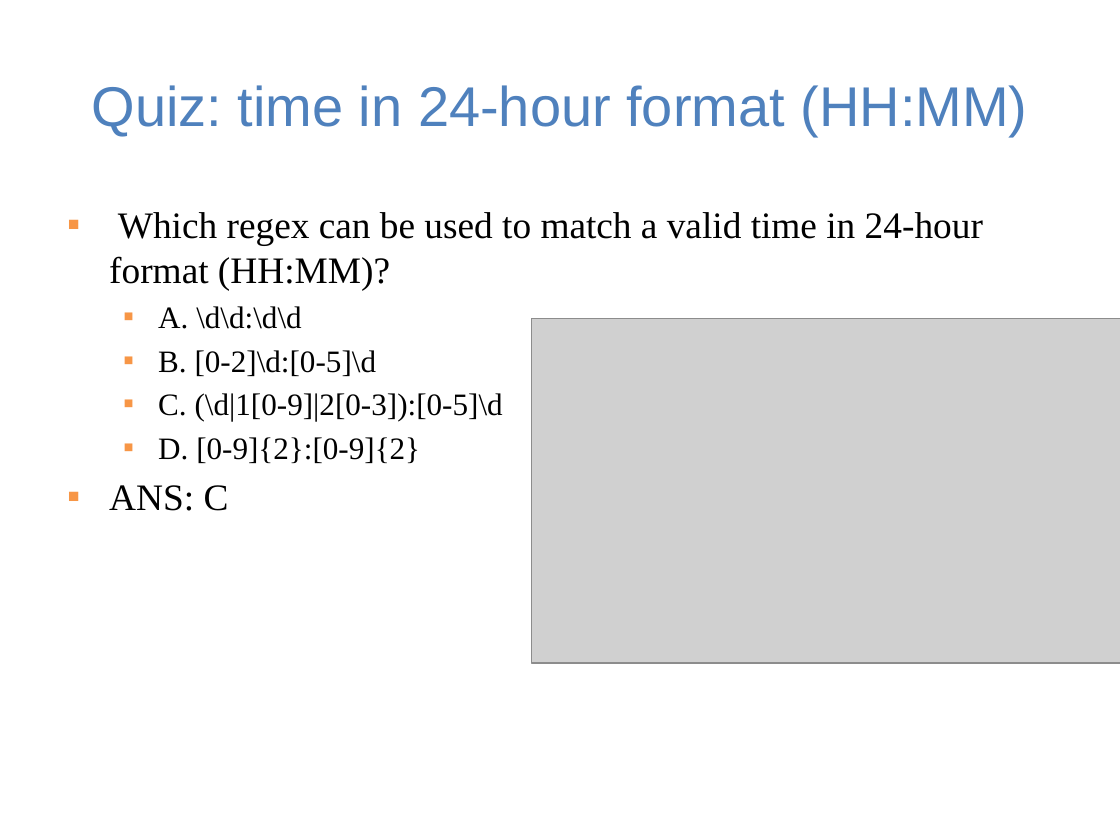
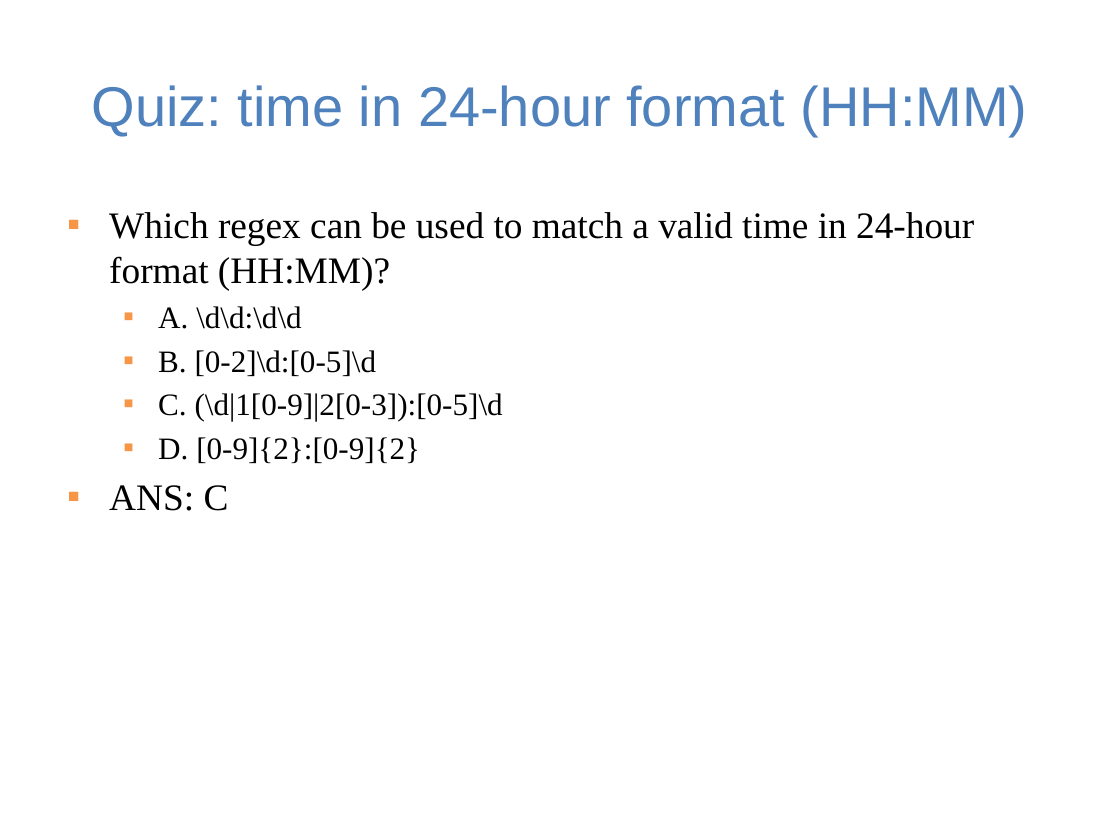
Before and after one commit to guhofstra/CSC111Fa25, a slide deck: slide 27 of PPTs/Lecture 4-string in java.pptx. Drawn at 1120x840 pixels with LibreOffice and Linux fonts; fonts in the diff are those of the drawing; grey boxes stand for pictures. Boxes give left, top, right and bottom in pixels: in the first picture for what was removed or moved away, otherwise in the second. Text is boxed around its words. In the diff, an @@ line names an element or a change of style, - is before the commit and + after.

```diff
--- a/PPTs/Lecture 4-string in java.pptx
+++ b/PPTs/Lecture 4-string in java.pptx
@@ text "Which regex can be used ..." rewrapped from box(109, 212, 983, 511) to box(109, 212, 974, 511) @@
@@ picture removed at box(532, 319, 1120, 663) @@
```
Also in this commit, not shown: 19 other slides changed, 2 other files.
